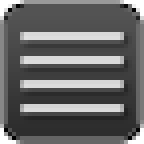
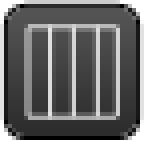
Two versions of the same layered image (144x144). Layer-by-layer changes:
added layer "Shape 5 copy" above "Shape 1 copy 8" over left=24, top=24, right=120, bottom=120
hid "Shape 1 copy 7" over left=20, top=32, right=124, bottom=116
painted on "Shape 1" over left=4, top=4, right=140, bottom=140
